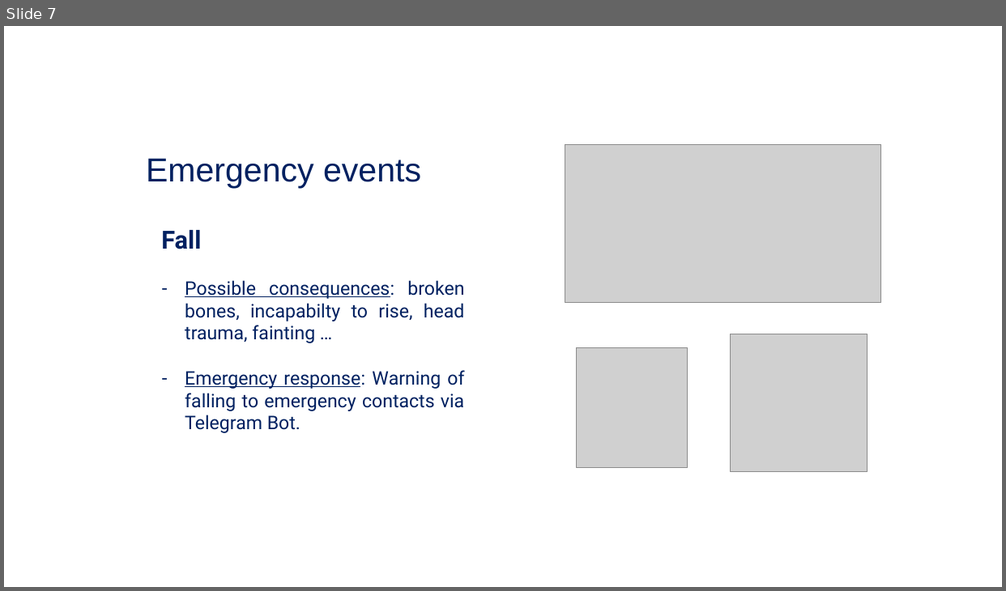
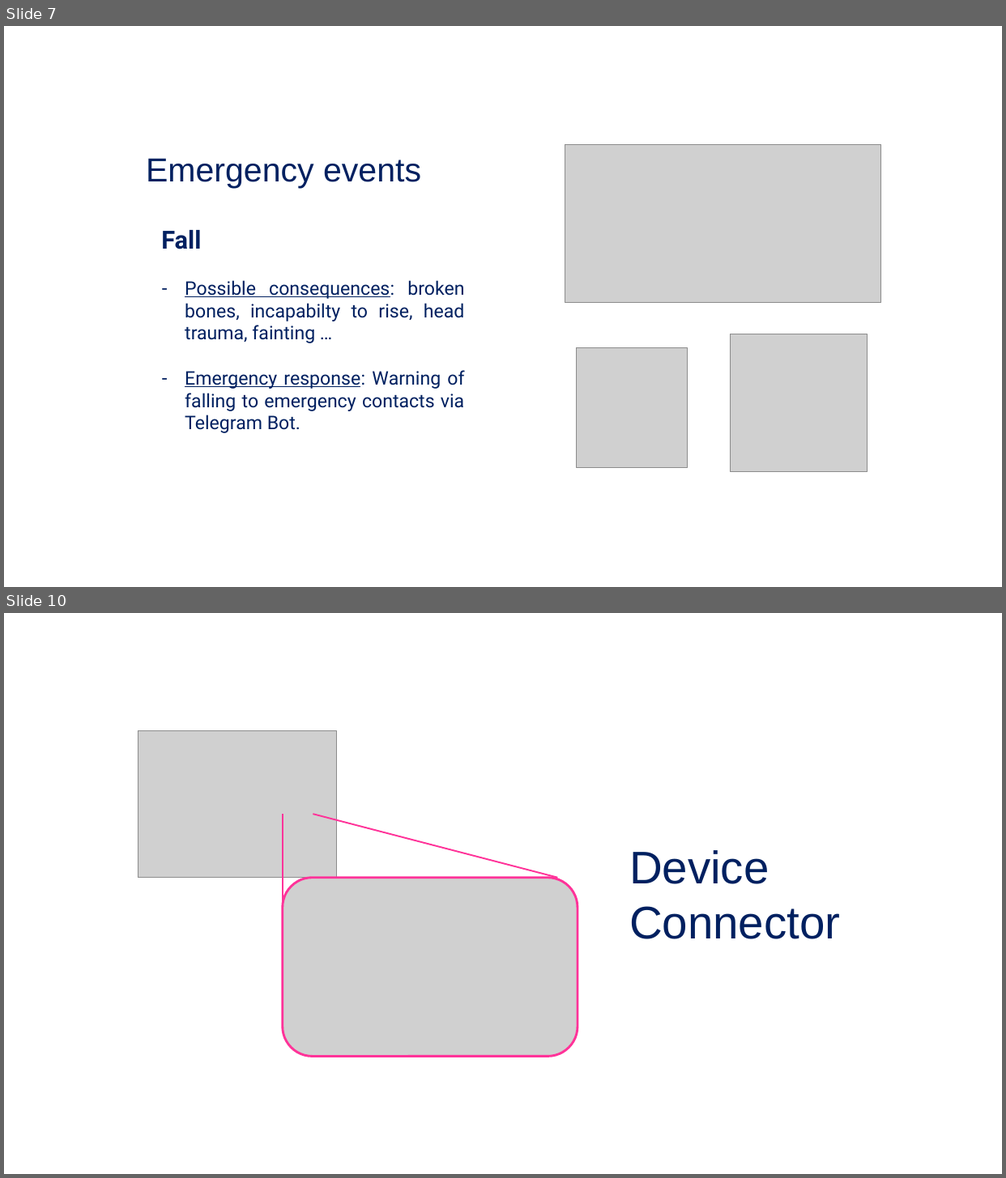
Before and after one commit to Checco1/IoT_Parkinson_Project, a slide deck: ParkinsonPal.pptx. Shown one above the other, each under a label of ours: slide 7 before the commit, slides 7 and 10 after it; the slides between them are not shown. The pictures are 1006x591 and 1006x1178 pixels, drawn with LibreOffice and Linux fonts; fonts in the diff are those of the drawing; grey boxes stand for pictures; background and template pictures are left out. Boxes give left, top, right and bottom in pixels: in the first picture for what was removed or moved away, otherwise in the second. Text is boxed around its words. In the diff, an @@ line names an element or a change of style, - is before the commit and + after.

```diff
--- a/ParkinsonPal.pptx
+++ b/ParkinsonPal.pptx
@@ slide 10 added at (4,613,1002,1174), background picture (left out); not listed: 1 template element that a slide beside it also shows @@
@@ picture added at (138,730,336,877) @@
@@ line added from (283, 815) to (283, 967), #FF3399 1.5 pt @@
@@ line added from (313, 815) to (558, 878), #FF3399 1.5 pt @@
@@ text added at (629,850,840,939), 44 pt, text #002060 @@
+Device Connector
@@ picture added at (283,878,577,1057) @@
```
Also in this commit, not shown: 3 slides changed, 28 other slides added.
